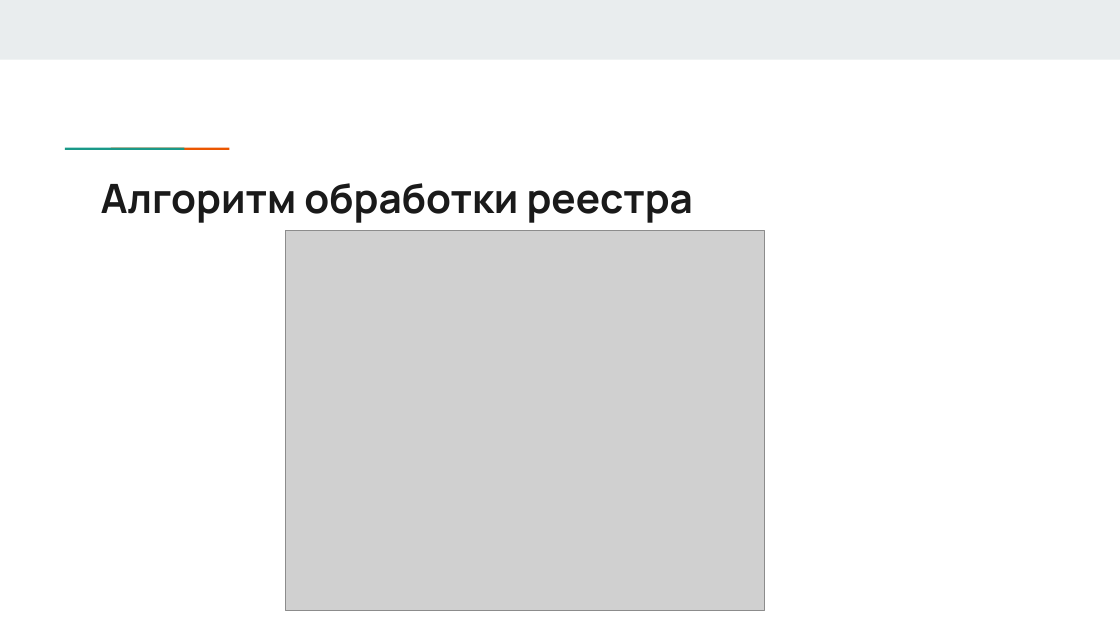
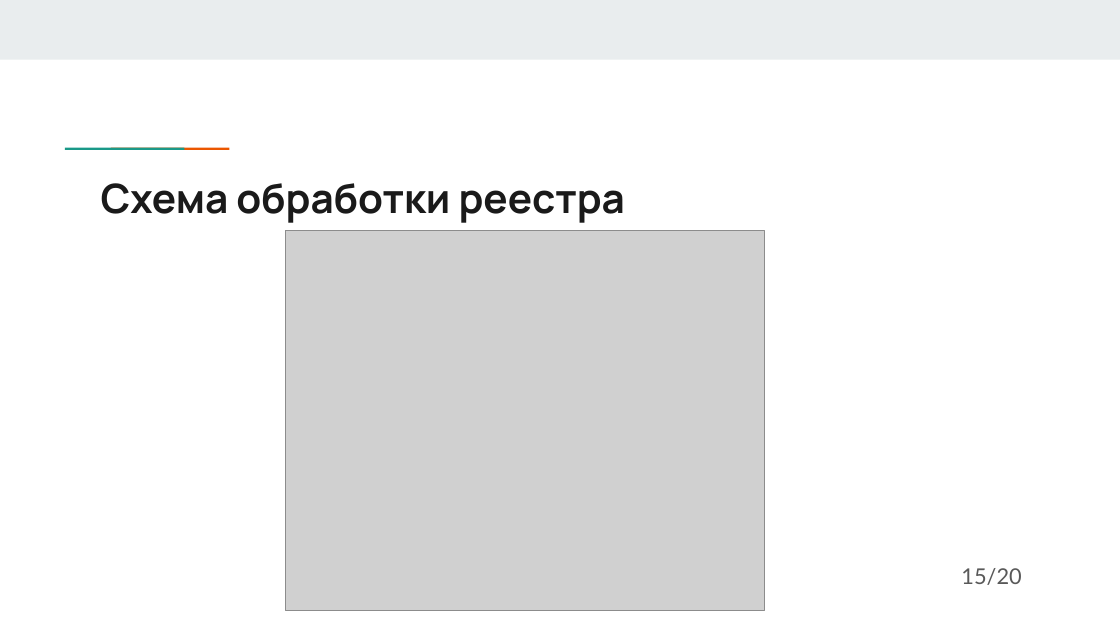
Before and after one commit to DaNkOMeN/MyDiplom, a slide deck: slide 16 of Последняя версия презентации.pptx (slide 15 before the commit). Drawn at 1120x630 pixels with LibreOffice and Linux fonts; fonts in the diff are those of the drawing; grey boxes stand for pictures. Boxes give left, top, right and bottom in pixels: in the first picture for what was removed or moved away, otherwise in the second. Text is boxed around its words. In the diff, an @@ line names an element or a change of style, - is before the commit and + after.

```diff
--- a/Последняя версия презентации.pptx
+++ b/Последняя версия презентации.pptx
@@ title at <box>101,183,625,223</box>: text changed @@
-Алгоритм обработки реестра
+Схема обработки реестра
@@ text added at <box>961,568,1021,585</box>, 14 pt, text #595959 @@
+15/20
```
Also in this commit, not shown: 16 other slides changed, 3 slides added, 2 slides removed, 3 other files.
